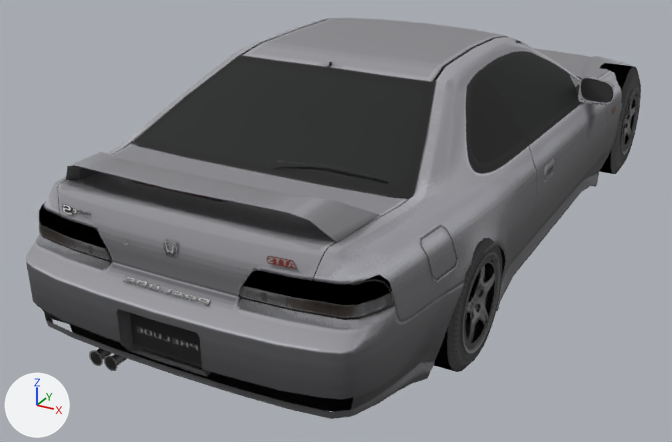
Renders of the glTF model dealership/dealership/models/GT4_HOND0045.glb from each side of a commit.
Before and after are seen from a camera (50 mm lens) standing at (1.95, -4.48, 2.1) and looking at (-0.3, -0.38, 0.06). Arrows for +X, +Y and +Z are at lower left; the lights stay in place. The older version comes first. Vertices at exactly the same position are counted once.

Objects in the first picture: 'body', 'tire_front_left', 'tire_rear_left', 'wheel_front_left' and 1 more.
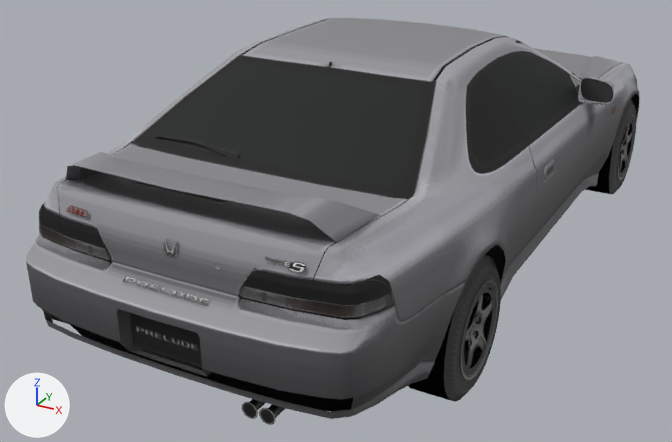
Diff of the bpy script that builds the scene:
```diff
--- a/dealership/dealership/models/GT4_HOND0045.glb.py
+++ b/dealership/dealership/models/GT4_HOND0045.glb.py
@@ me_body @@
 me_body.from_pydata(...)  # 2123 vertices, 3284 faces; spans x -0.97..0.97, y -2.25..2.25, z -0.01..1.13
 # used by ob_body; location = (0.0, 0.0, 0.0)
+# me_body part 1: the loose piece of 48 vertices spanning x 0.83..0.85, y -1.43..-1.15, z 0.15..0.43 is mirrored in x about its middle, then moved by (-0.16, 2.59, -0.13)
+# me_body part 2: the loose piece of 775 vertices spanning x -0.87..0.87, y -2.25..2.25, z 0.03..1.13 is mirrored in x about its middle
+# me_body part 3: 583 of 2123 vertices moved; they spanned x -0.97..0.97, y -2.25..1.44, z -0.01..1.07 and now span x -0.97..0.97, y -2.25..1.3, z -0.01..1.07; mean shift (0.03, -1.08, -0.07); largest move (-0.84, 1.4, 0.42) -> (-0.68, -1.18, 0.25)
 me_body.materials.append(mat_body_set0_tex0_mask)
@@ me_tire_front @@
 # used by ob_tire_front_left; location = (0.762, -1.292, 0.292)
-me_tire_front.from_pydata(...)  # 120 vertices, 208 faces; spans x -0.102..0.102, y -0.292..0.292, z -0.29..0.29
+me_tire_front.from_pydata(...)  # 120 vertices, 208 faces; spans x -0.102..0.102, y -0.306..0.306, z -0.304..0.304
+# me_tire_front part 4: 120 of 120 vertices moved; they spanned x -0.102..0.102, y -0.292..0.292, z -0.29..0.29 and now span x -0.102..0.102, y -0.306..0.306, z -0.304..0.304; mean shift (0.0, 0.0, 0.0)
 me_tire_front.materials.append(mat_tire_front_set0_tex0_mask)
@@ me_tire_rear @@
 # used by ob_tire_rear_left; location = (0.762, 1.292, 0.339)
-me_tire_rear.from_pydata(...)  # 120 vertices, 208 faces; spans x -0.102..0.102, y -0.339..0.339, z -0.337..0.337
+me_tire_rear.from_pydata(...)  # 120 vertices, 208 faces; spans x -0.102..0.102, y -0.306..0.306, z -0.304..0.304
+# me_tire_rear part 5: 120 of 120 vertices moved; they spanned x -0.102..0.102, y -0.339..0.339, z -0.337..0.337 and now span x -0.102..0.102, y -0.306..0.306, z -0.304..0.304; mean shift (0.0, 0.0, 0.0)
 me_tire_rear.materials.append(mat_tire_rear_set0_tex0_mask)
@@ ob_wheel_front_right @@
 ob_wheel_front_right = bpy.data.objects.new('wheel_front_right', me_wheel_front)
-ob_wheel_front_right.location = (-0.762, -1.292, 0.292)
-ob_wheel_front_right.scale = (-1.0, 1.0, 1.0)
+ob_wheel_front_right.location = (0.762, 1.292, 0.166)
@@ ob_tire_front_right @@
 ob_tire_front_right = bpy.data.objects.new('tire_front_right', me_tire_front)
-ob_tire_front_right.location = (-0.762, -1.292, 0.292)
-ob_tire_front_right.scale = (-1.0, 1.0, 1.0)
+ob_tire_front_right.location = (0.762, 1.292, 0.166)
@@ ob_wheel_rear_right @@
 ob_wheel_rear_right = bpy.data.objects.new('wheel_rear_right', me_wheel_rear)
-ob_wheel_rear_right.location = (-0.762, 1.292, 0.339)
-ob_wheel_rear_right.scale = (-1.0, 1.0, 1.0)
+ob_wheel_rear_right.location = (0.762, -1.292, 0.166)
@@ ob_tire_rear_left @@
 ob_tire_rear_left = bpy.data.objects.new('tire_rear_left', me_tire_rear)
-ob_tire_rear_left.location = (0.762, 1.292, 0.339)
+ob_tire_rear_left.location = (-0.762, -1.292, 0.166)
+ob_tire_rear_left.scale = (-1.0, 1.0, 1.0)
@@ ob_tire_rear_right @@
 ob_tire_rear_right = bpy.data.objects.new('tire_rear_right', me_tire_rear)
-ob_tire_rear_right.location = (-0.762, 1.292, 0.339)
-ob_tire_rear_right.scale = (-1.0, 1.0, 1.0)
+ob_tire_rear_right.location = (0.762, -1.292, 0.166)
```

Location of each change, [x1, y1, x2, y2] in pixels of the pictures (672 x 442 px; the box of a moved part takes in the faces that stretch with it):
'body', reshaped: before [26, 18, 636, 419]; after [26, 18, 640, 425]
'tire_rear_right', reshaped, moved, rescaled (not visible before): after [408, 255, 501, 402]
'wheel_rear_right', moved, rescaled (not visible before): after [461, 280, 498, 381]
'tire_rear_left', reshaped, moved, rescaled (not visible afterwards): before [599, 63, 641, 174]
'tire_front_right', reshaped, moved, rescaled (not visible before): after [585, 99, 637, 194]
'wheel_front_right', moved, rescaled (not visible before): after [618, 115, 636, 181]
part 1 of me_body, moved or reshaped (not visible afterwards): before [466, 269, 489, 332]
part 2 of me_body, moved or reshaped: before [43, 60, 636, 415]; after [43, 60, 640, 415]
part 3 of me_body, moved or reshaped: before [39, 76, 616, 376]; after [39, 73, 616, 425]
part 4 of me_tire_front, moved or reshaped: before [434, 238, 502, 372]; after [585, 99, 637, 194]
part 5 of me_tire_rear, moved or reshaped: before [599, 63, 641, 174]; after [408, 255, 501, 402]
